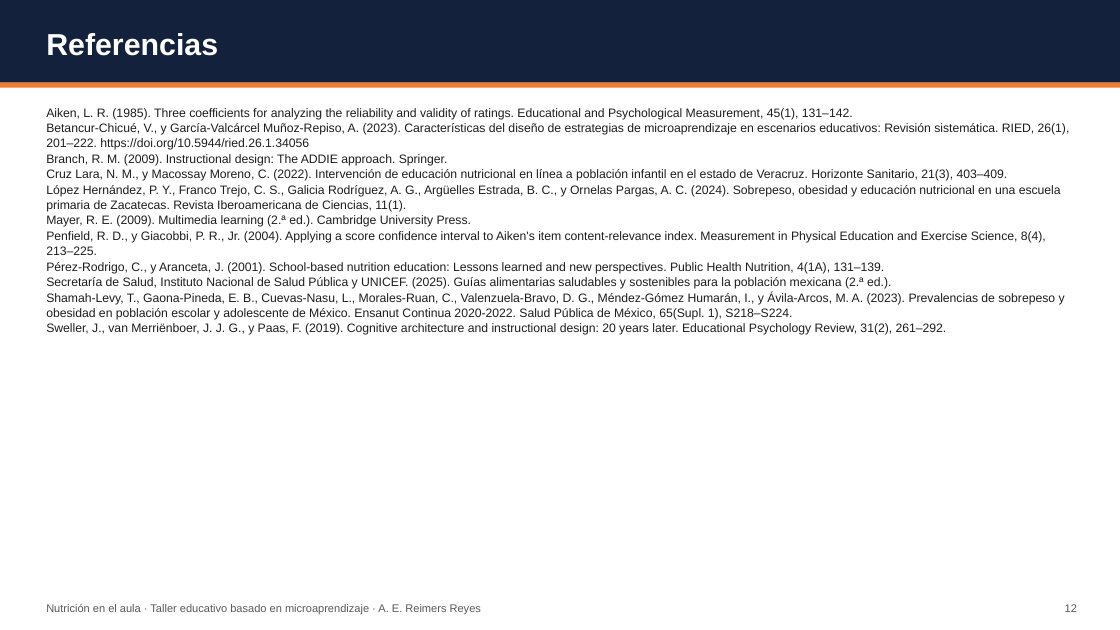
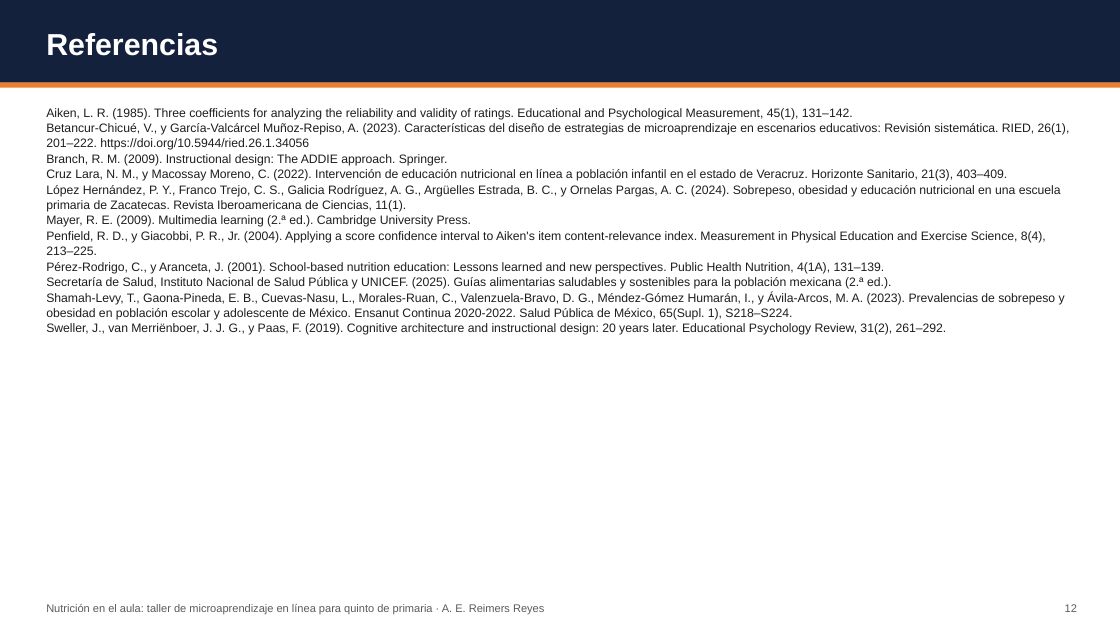
Before and after one commit to dreimers178/Finanzas, a slide deck: slide 12 of protocolo-MTIE/actividad4/Actividad4_Presentacion_avances_Reimers.pptx. Drawn at 1120x630 pixels with LibreOffice and Linux fonts; fonts in the diff are those of the drawing. Boxes give left, top, right and bottom in pixels: in the first picture for what was removed or moved away, otherwise in the second. Text is boxed around its words. In the diff, an @@ line names an element or a change of style, - is before the commit and + after.

```diff
--- a/protocolo-MTIE/actividad4/Actividad4_Presentacion_avances_Reimers.pptx
+++ b/protocolo-MTIE/actividad4/Actividad4_Presentacion_avances_Reimers.pptx
@@ text at <box>46,604,544,614</box>: text changed @@
-Nutrición en el aula · Taller educativo basado en microaprendizaje · A. E. Reimers Reyes
+Nutrición en el aula: taller de microaprendizaje en línea para quinto de primaria · A. E. Reimers Reyes
```
Also in this commit, not shown: 11 other slides changed, 9 other files.
